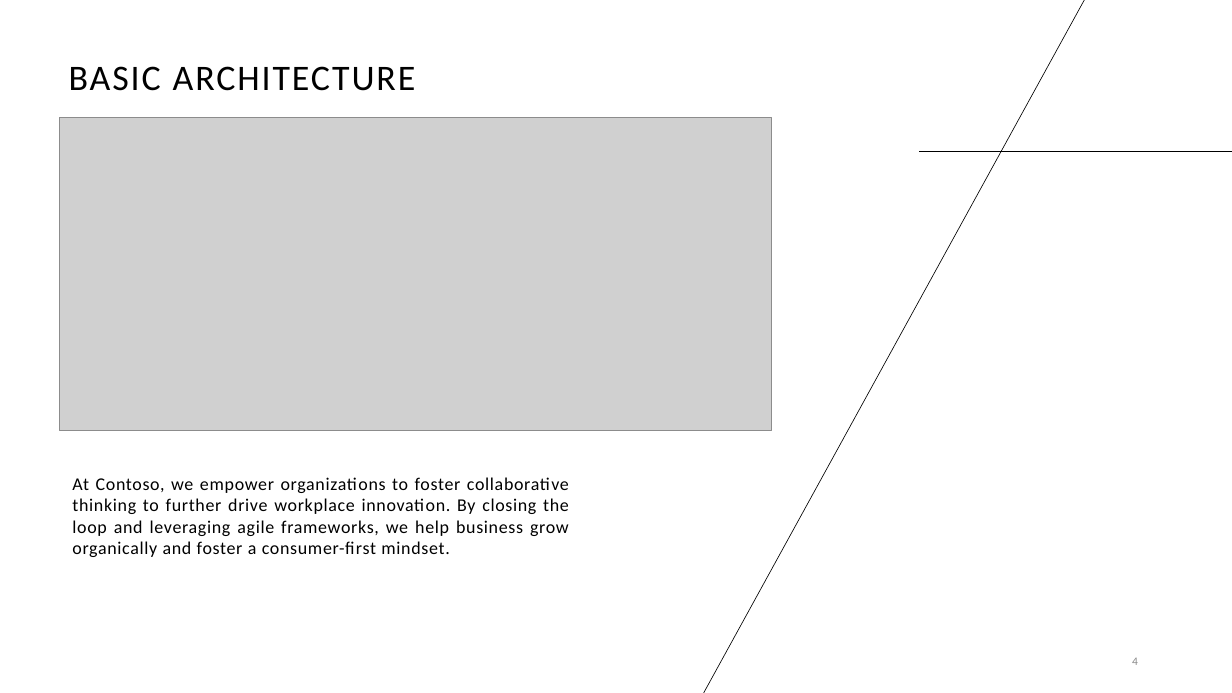
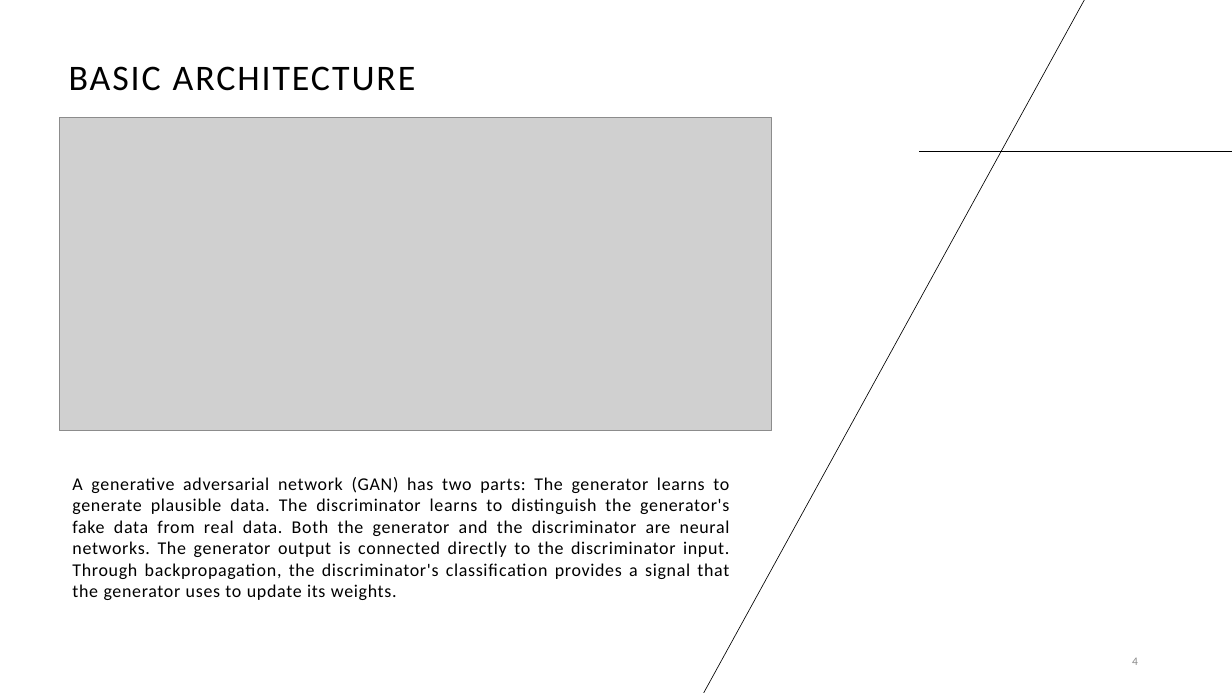
Before and after one commit to shahaman06/CMPE297-ShortStory, a slide deck: slide 4 of CMPE 297 Short Story Presentation.pptx. Drawn at 1232x693 pixels with LibreOffice and Linux fonts; fonts in the diff are those of the drawing; grey boxes stand for pictures. Boxes give left, top, right and bottom in pixels: in the first picture for what was removed or moved away, otherwise in the second. Text is boxed around its words. In the diff, an @@ line names an element or a change of style, - is before the commit and + after.

```diff
--- a/CMPE 297 Short Story Presentation.pptx
+++ b/CMPE 297 Short Story Presentation.pptx
@@ text at bbox=[72, 477, 730, 600]: text changed @@
-At Contoso, we empower organizations to foster collaborative thinking to further drive workplace innovation. By closing the loop and leveraging agile frameworks, we help business grow organically and foster a consumer-first mindset.
+A generative adversarial network (GAN) has two parts: The generator learns to generate plausible data. The discriminator learns to distinguish the generator's fake data from real data. Both the generator and the discriminator are neural networks. The generator output is connected directly to the discriminator input. Through backpropagation, the discriminator's classification provides a signal that the generator uses to update its weights.
```
Also in this commit, not shown: 5 other slides changed.
